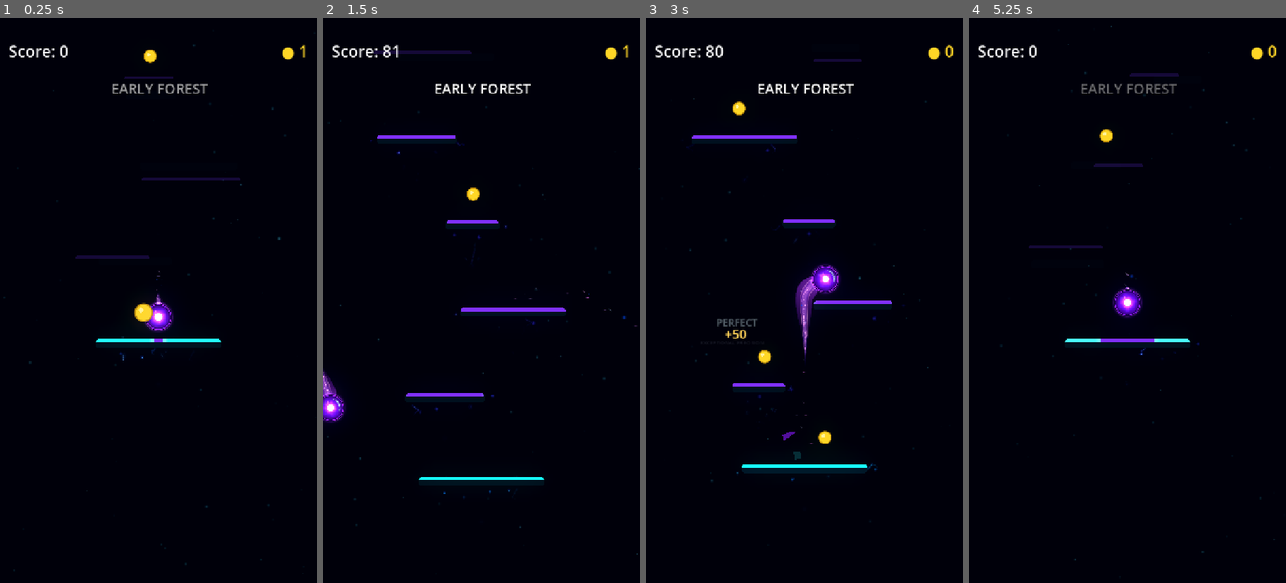
Above: before the commit, frames 1-4 (left to right).
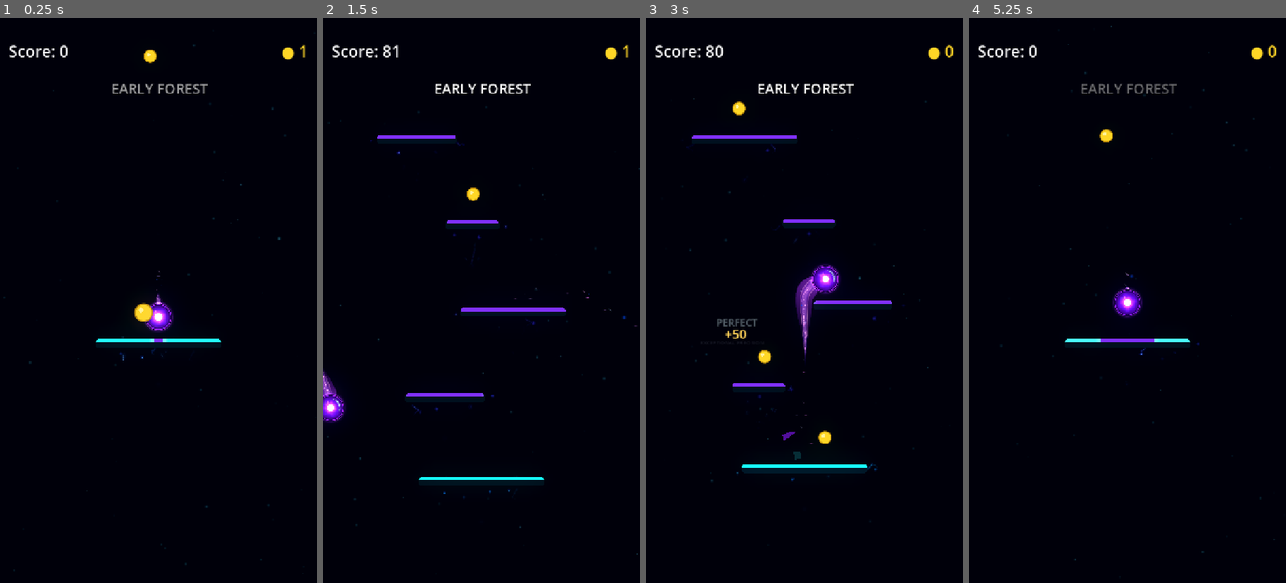
Above: after the commit, the same moments.

Repository: Kryodo/TowerJump
Game: Godot game, scene res://scenes/main.tscn
Same seed, same stepped clock (60 frames per second), same inputs: the game is played once before the commit and once after it.
Inputs (mouse positions are in pixels of both pictures, inside the frame that each line leads up to):
- Up to frame 1 (0.25 s): no input
- Up to frame 2 (1.5 s): move the mouse to (551, 272) at 0.52 s; hold Right (ui_right) 0.53-1.25 s; click (551, 272) at 0.67 s; drag from (418, 328) to (471, 193) at 1.27 s
- Up to frame 3 (3 s): click "Nochmal spielen" at 2 s; move the mouse to (836, 176) at 2.77 s; hold Right (ui_right) from 2.78 s (still down)
- Up to frame 4 (5.25 s): release Right (ui_right) at 3.5 s; drag from (1111, 413) to (1060, 193) at 3.52 s; move the mouse to (1222, 385) at 4.27 s; hold Left (ui_left) 4.28-5 s; click "Nochmal spielen" at 5 s

The runs differ from the first frame. In frame 1, 0.4% of the frame differs, in the area x 23-76%, y 10-43%; in frame 2, 0.2%; in frame 3, less than 0.1%; in frame 4, 0.3%.

Commit message:
Keep unassembled platforms fully hidden until construction wave

Diff:
--- a/scripts/platform.gd
+++ b/scripts/platform.gd
@@ -338,6 +338,16 @@
 		return
 	if _assembly_tween != null and _assembly_tween.is_valid() and _assembly_tween.is_running():
 		return
+
+	# Keep future platforms completely absent until this wave reaches them.
+	# Their StaticBody2D and collision shape are already fixed at the final position;
+	# only these child visuals become visible and animate.
+	_visual.visible = true
+	_neon_edge.visible = true
+	_set_assembly_alpha(0.0)
+	if _resonance_field != null and is_instance_valid(_resonance_field):
+		_resonance_field.visible = true
+		_resonance_field.modulate = Color(1.0, 1.0, 1.0, 0.0)
 
 	_assembly_tween = create_tween()
 	if delay_seconds > 0.0:
@@ -358,7 +368,7 @@
 	).set_trans(Tween.TRANS_BACK).set_ease(Tween.EASE_OUT)
 	_assembly_tween.parallel().tween_method(
 		_set_assembly_alpha,
-		clampf(assembly_preview_alpha, 0.05, 0.45),
+		0.0,
 		1.0,
 		duration * 0.88
 	).set_trans(Tween.TRANS_CUBIC).set_ease(Tween.EASE_OUT)
@@ -395,6 +405,8 @@
 func _set_assembled_pose() -> void:
 	_is_assembled = true
 	modulate = Color.WHITE
+	_visual.visible = true
+	_neon_edge.visible = true
 	_visual.position = Vector2.ZERO
 	_neon_edge.position = Vector2.ZERO
 	_visual.scale = Vector2.ONE
@@ -413,6 +425,10 @@
 
 func _set_assembly_preview_pose() -> void:
 	_is_assembled = false
+	# Nothing from an unbuilt platform should be visible. The assembly wave is
+	# the only place that turns these visuals back on.
+	_visual.visible = false
+	_neon_edge.visible = false
 	var slide: float = maxf(assembly_slide_distance, 0.0)
 	var body_offset: Vector2 = Vector2.ZERO
 	var edge_offset: Vector2 = Vector2.ZERO
@@ -439,7 +455,7 @@
 	_visual.scale = Vector2(0.92, 0.86)
 	_neon_edge.scale = Vector2(0.94, 0.90)
 	modulate = Color.WHITE
-	_set_assembly_alpha(assembly_preview_alpha)
+	_set_assembly_alpha(0.0)
 	if _resonance_field != null and is_instance_valid(_resonance_field):
 		_resonance_field.visible = false
 		_resonance_field.modulate = Color.WHITE
